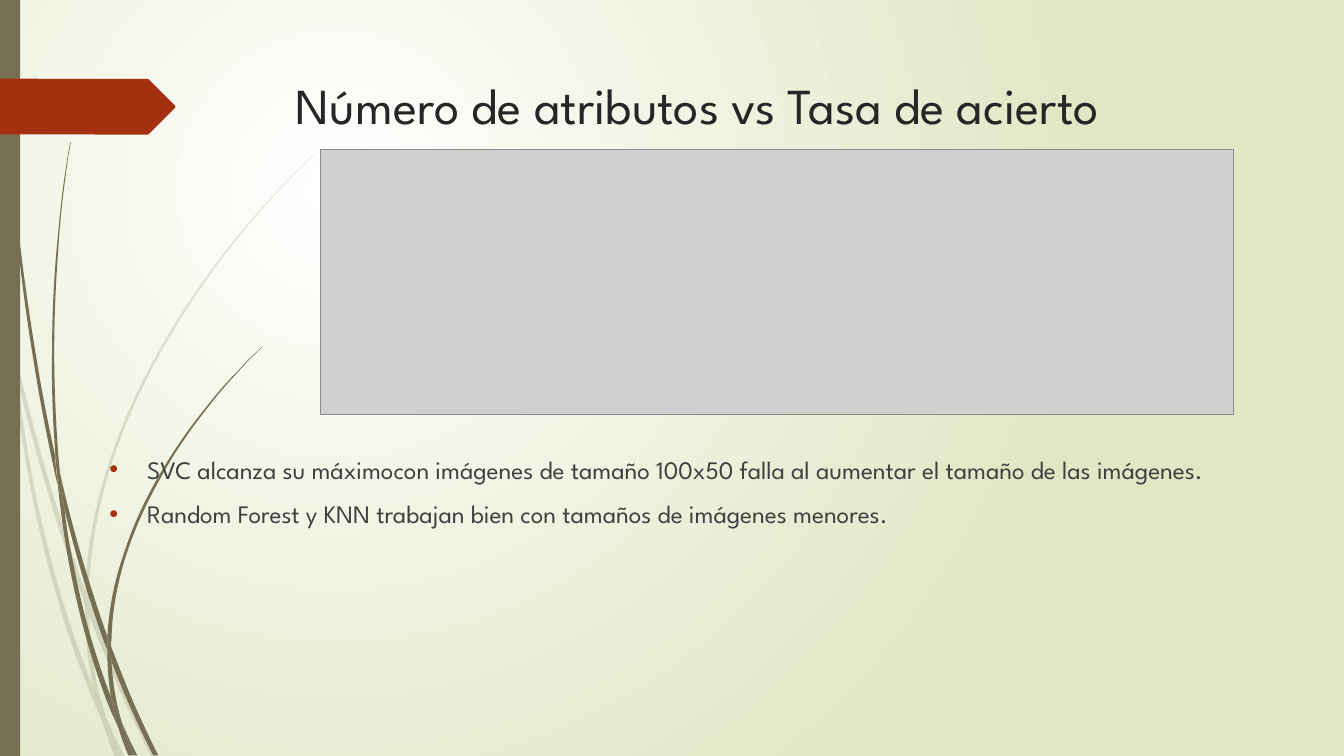
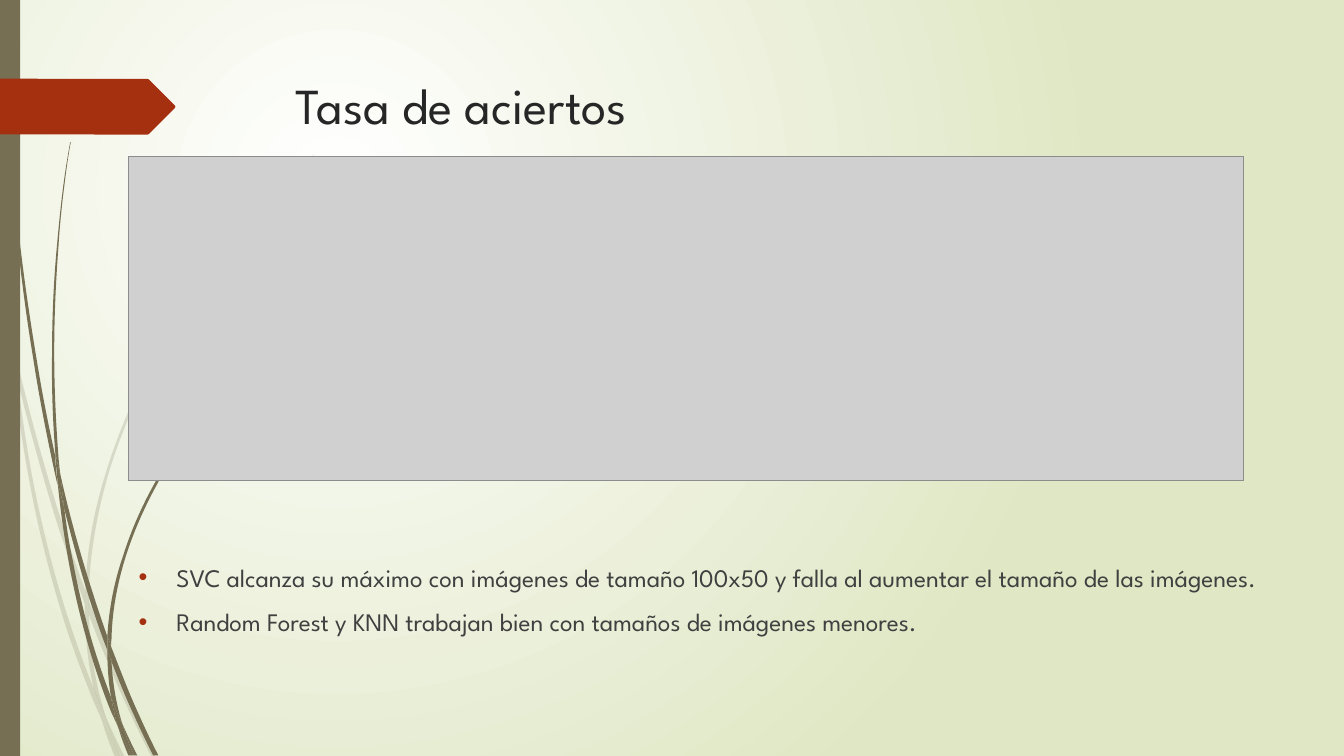
Before and after one commit to Emilio-Samuel/adivino, a slide deck: slide 12 of Proyecto Alfabeto.pptx (slide 11 before the commit). Drawn at 1344x756 pixels with LibreOffice and Linux fonts; fonts in the diff are those of the drawing; grey boxes stand for pictures. Boxes give left, top, right and bottom in pixels: in the first picture for what was removed or moved away, otherwise in the second. Text is boxed around its words. In the diff, an @@ line names an element or a change of style, - is before the commit and + after.

```diff
--- a/Proyecto Alfabeto.pptx
+++ b/Proyecto Alfabeto.pptx
@@ title at (x1=296, y1=89, x2=627, y2=125): text changed @@
-Número de atributos vs Tasa de acierto
+Tasa de aciertos
@@ picture resized from (x1=321, y1=149, x2=1234, y2=415) to (x1=128, y1=156, x2=1244, y2=481) @@
@@ text "SVC alcanza su máximo con ..." moved from (x1=147, y1=453, x2=1203, y2=529) to (x1=176, y1=569, x2=1256, y2=637) @@
@@ text at (x1=176, y1=569, x2=1256, y2=593): text changed @@
-• SVC alcanza su máximocon imágenes de tamaño 100x50 falla al aumentar el tamaño de las imágenes.
+• SVC alcanza su máximo con imágenes de tamaño 100x50 y falla al aumentar el tamaño de las imágenes.
```
Also in this commit, not shown: 9 other slides changed, 1 slide added, 2 other files.
